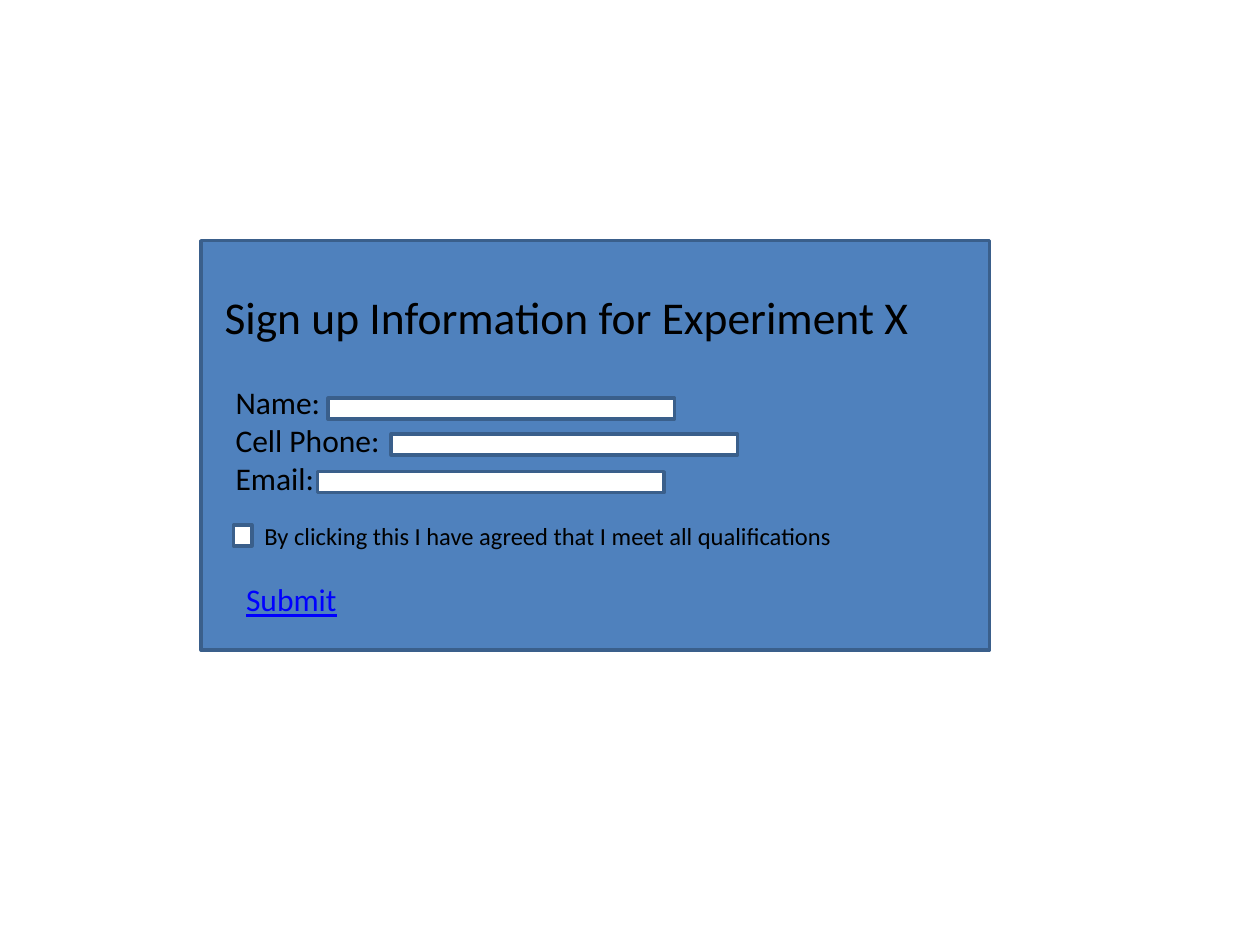
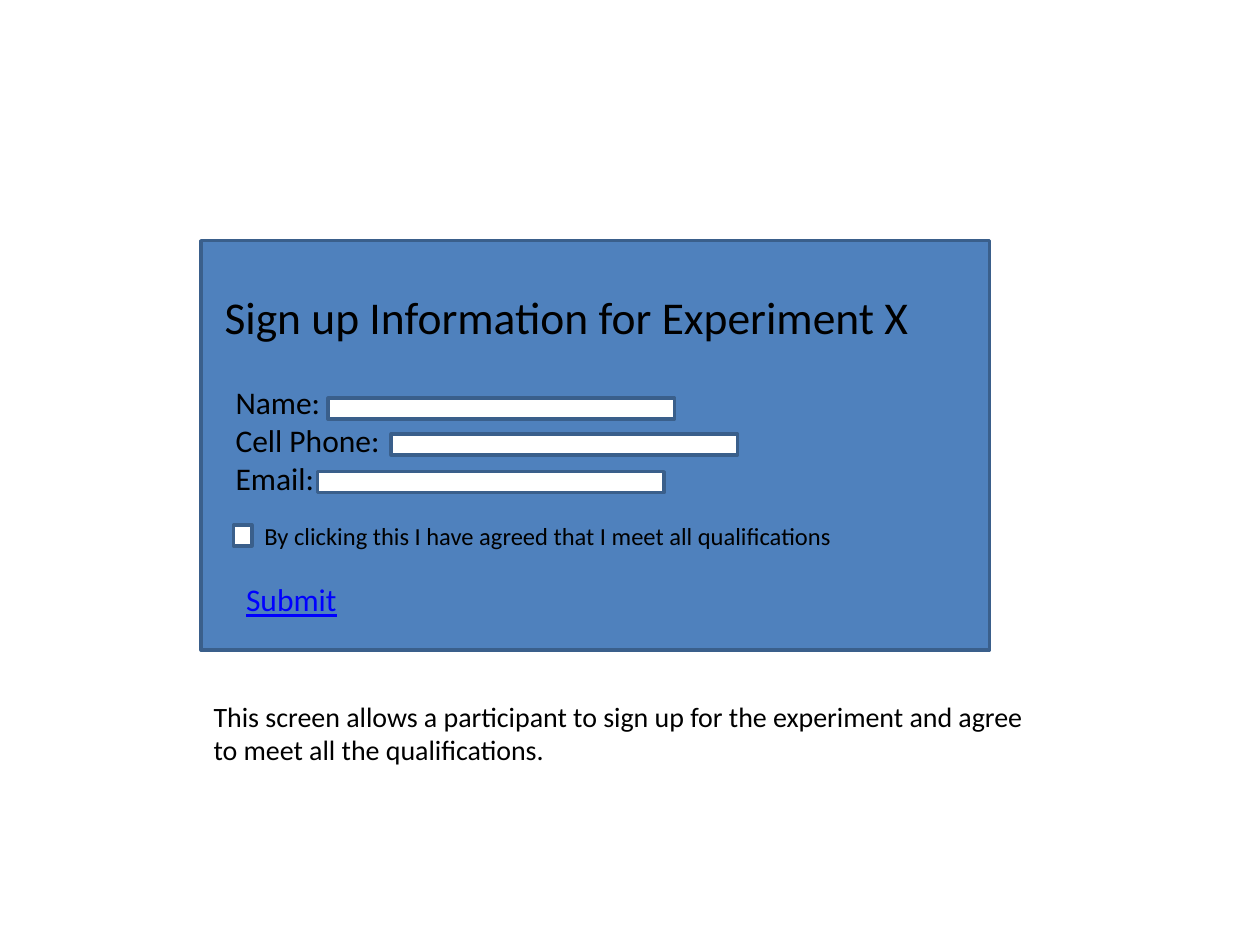
Before and after one commit to compuwizard123/participant-scheduling-system-docs, a slide deck: slide 3 of other/StoryBoardAllie.pptx. Drawn at 1260x945 pixels with LibreOffice and Linux fonts; fonts in the diff are those of the drawing. Boxes give left, top, right and bottom in pixels: in the first picture for what was removed or moved away, otherwise in the second. Text is boxed around its words. In the diff, an @@ line names an element or a change of style, - is before the commit and + after.

```diff
--- a/other/StoryBoardAllie.pptx
+++ b/other/StoryBoardAllie.pptx
@@ text added at [214, 707, 1022, 765], 16 pt, text #000000 @@
+This screen allows a participant to sign up for the experiment and agree to meet all the qualifications.
```
Also in this commit, not shown: 7 other slides changed, 9 other files.
